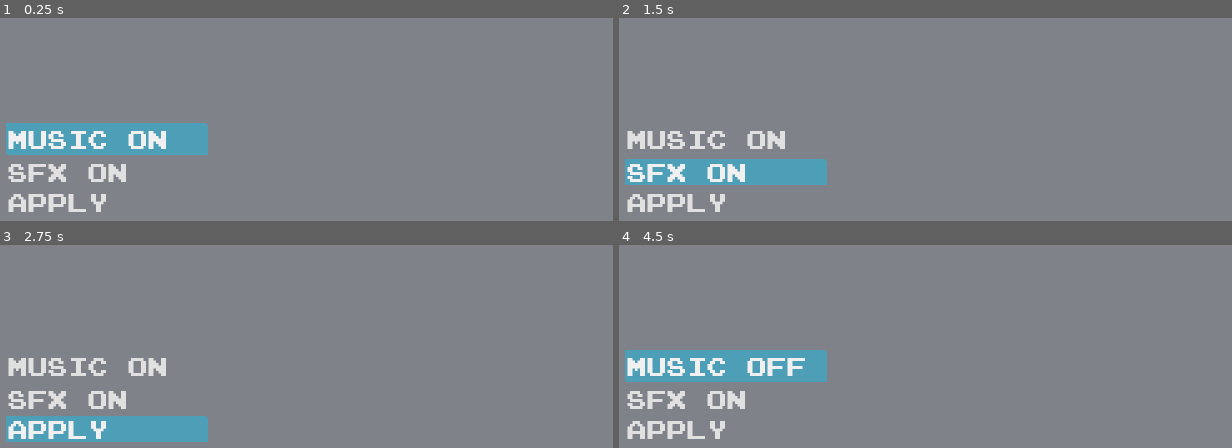
Above: before the commit, frames 1-4 (two rows, left to right).
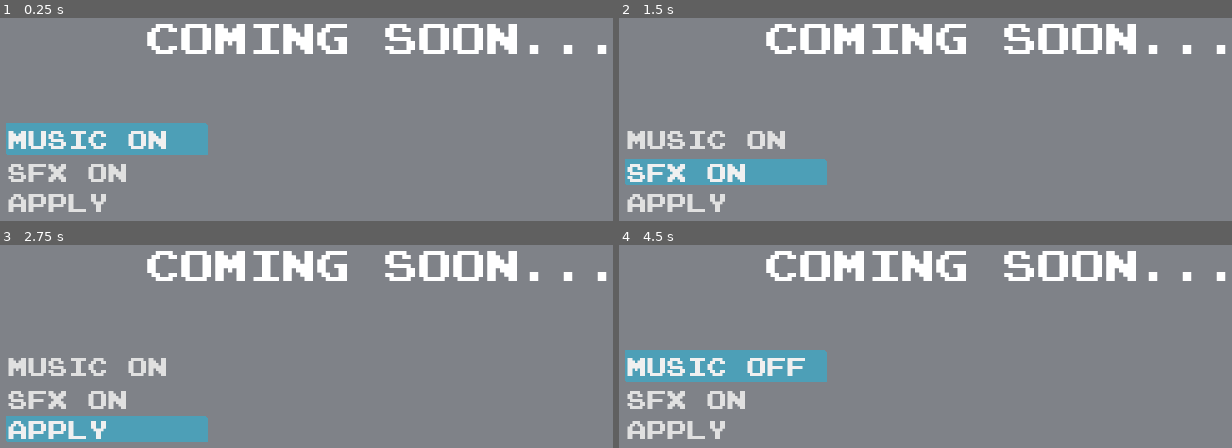
Above: after the commit, the same moments.

Repository: Nanoparty/EchoStation
Game: Godot game, scene res://src/Menu/Options.tscn
The game is run twice, just before and just after one commit, with the same random seed, the same clock (stepped at 60 frames per second) and the same inputs. This scene is started directly instead of the project's main scene.
Inputs:
- Up to frame 1 (0.25 s): no input
- Up to frame 2 (1.5 s): click "SFX ON" at 0.5 s; click "SFX OFF" at 1.25 s
- Up to frame 3 (2.75 s): click "Apply" at 2 s
- Up to frame 4 (4.5 s): click "Music ON" at 2.75 s; click "MUSIC OFF" at 3.5 s; click "MUSIC ON" at 4.25 s

The runs differ from the first frame. In frame 1, 4.8% of the frame differs, in the area x 23-100%, y 2-18%; in frame 2, 4.8%; in frame 3, 4.8%; in frame 4, 4.8%.
Error in both runs: Attempt to call function 'show_menu' in base 'null instance' on a null instance. (res://src/Menu/Options.gd:21)

Commit message:
disable options

Diff:
--- a/src/Menu/Options.tscn
+++ b/src/Menu/Options.tscn
@@ -54,6 +54,13 @@
 
 [sub_resource type="StyleBoxEmpty" id=8]
 
+[sub_resource type="DynamicFontData" id=18]
+font_path = "res://assets/fonts/Emulogic-zrEw.ttf"
+
+[sub_resource type="DynamicFont" id=19]
+size = 34
+font_data = SubResource( 18 )
+
 [node name="Options" type="Control"]
 anchor_right = 1.0
 anchor_bottom = 1.0
@@ -105,6 +112,18 @@
 text = "Apply"
 align = 0
 
+[node name="Label" type="Label" parent="."]
+anchor_left = 0.5
+anchor_top = 0.5
+anchor_right = 0.5
+anchor_bottom = 0.5
+margin_left = -238.0
+margin_top = -22.0
+margin_right = 238.0
+margin_bottom = 22.0
+custom_fonts/font = SubResource( 19 )
+text = "COMING SOON..."
+
 [connection signal="pressed" from="VBoxContainer/MusicButton" to="." method="_on_MusicButton_pressed"]
 [connection signal="pressed" from="VBoxContainer/SoundsButton" to="." method="_on_SoundsButton_pressed"]
 [connection signal="pressed" from="VBoxContainer/ApplyButton" to="." method="_on_ApplyButton_pressed"]
Not shown: 1 places in src/Menu/Options.tscn that only renumber resources
